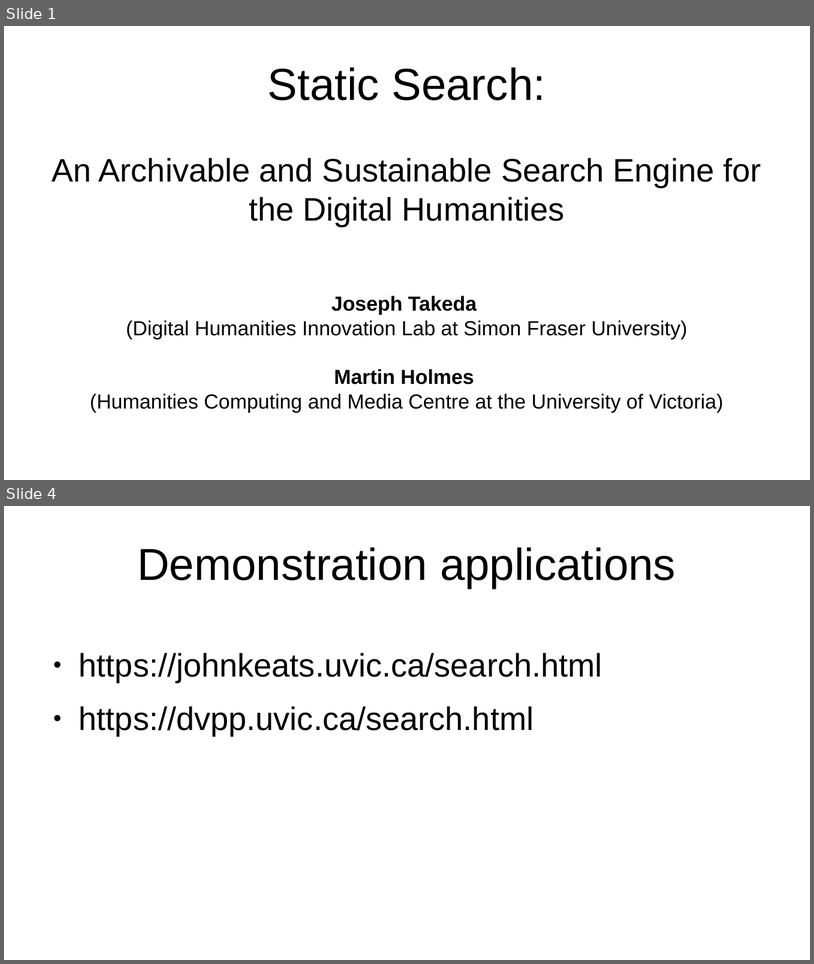
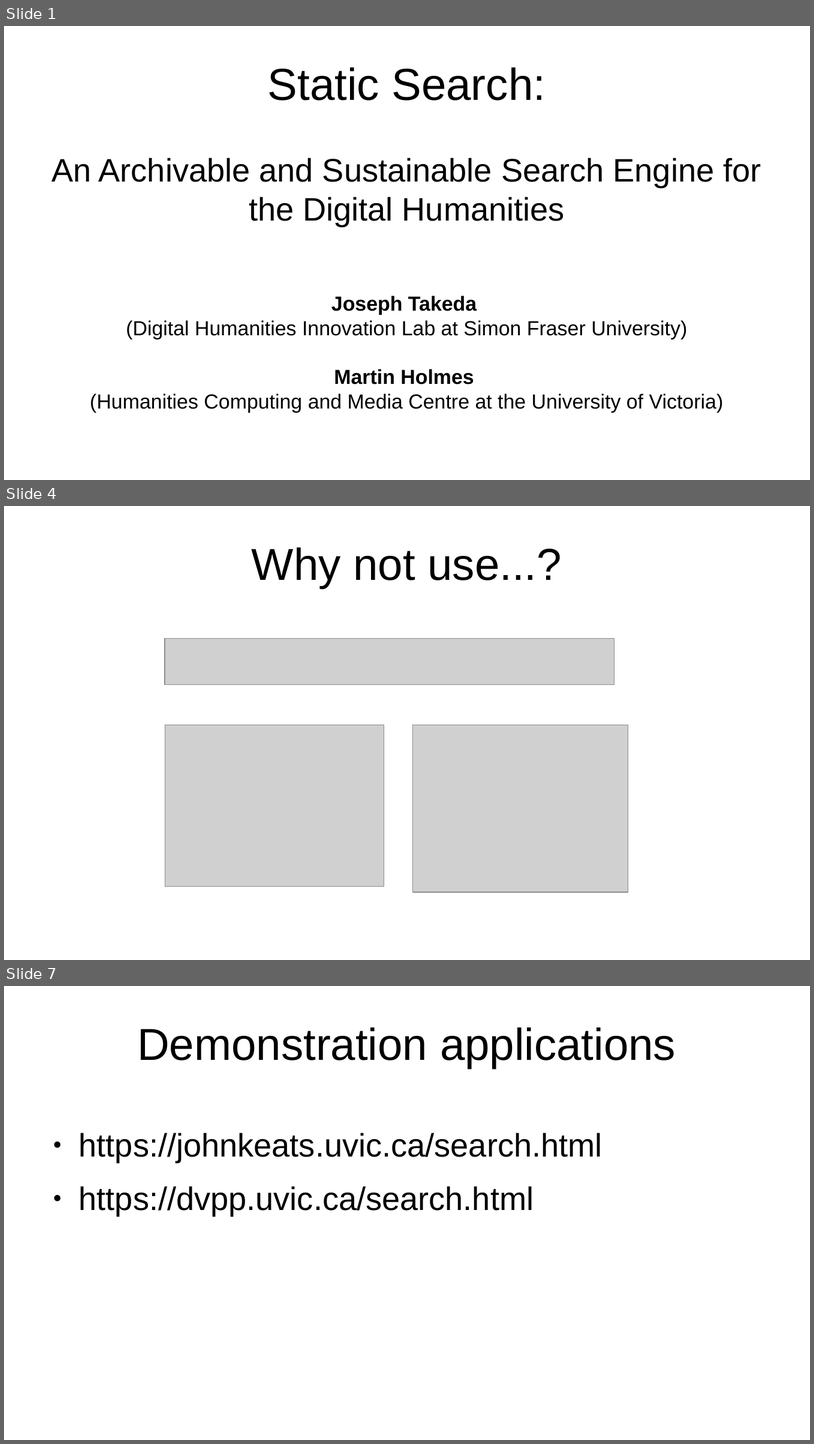
Before and after one commit to projectEndings/Endings, a slide deck: presentations/dhsi2020/staticSearch.odp. Shown one above the other, each under a label of ours: slides 1 and 4 before the commit, slides 1, 4 and 7 after it; the slides between them are not shown. The pictures are 814x964 and 814x1444 pixels, drawn with LibreOffice and Linux fonts; fonts in the diff are those of the drawing; grey boxes stand for pictures. Boxes give left, top, right and bottom in pixels: in the first picture for what was removed or moved away, otherwise in the second. Text is boxed around its words. In the diff, an @@ line names an element or a change of style, - is before the commit and + after.

```diff
--- a/presentations/dhsi2020/staticSearch.odp
+++ b/presentations/dhsi2020/staticSearch.odp
@@ slide 4 added at [4,506,810,960], background #FFFFFF @@
@@ title added at [252,547,562,588], 44 pt, text #000000 @@
+Why not use...?
@@ picture added at [165,639,615,685] @@
@@ picture added at [165,725,384,886] @@
@@ picture added at [413,725,629,892] @@
@@ what was slide 4 is now slide 7 @@
```
Also in this commit, not shown: 4 other slides added, 2 slides removed, 3 other files.
